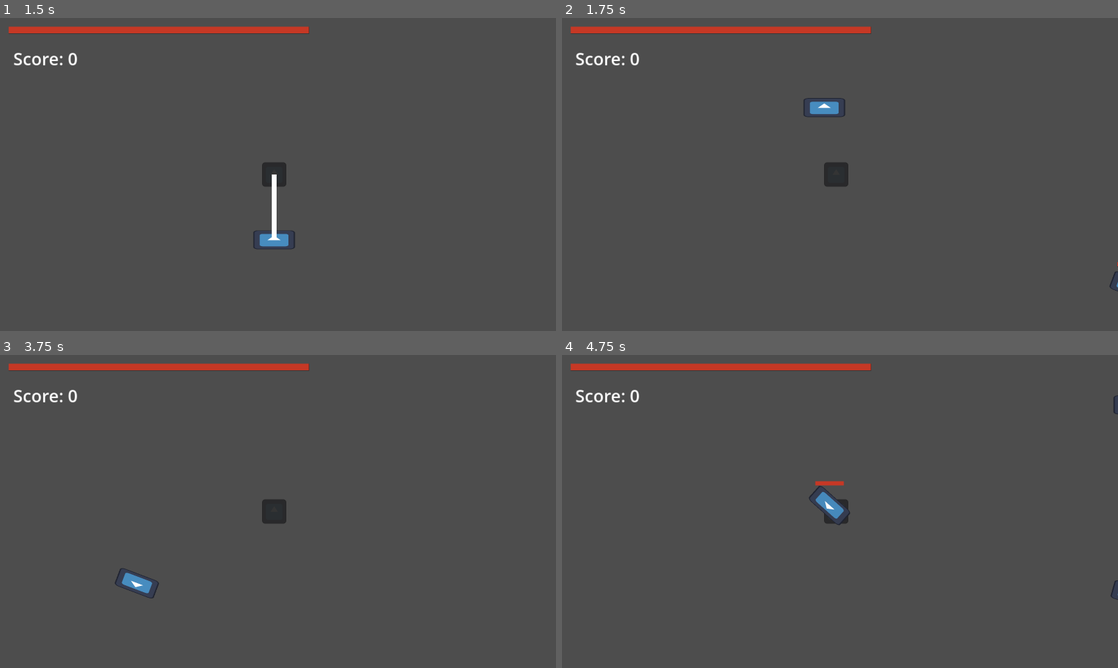
Above: before the commit, frames 1-4 (two rows, left to right).
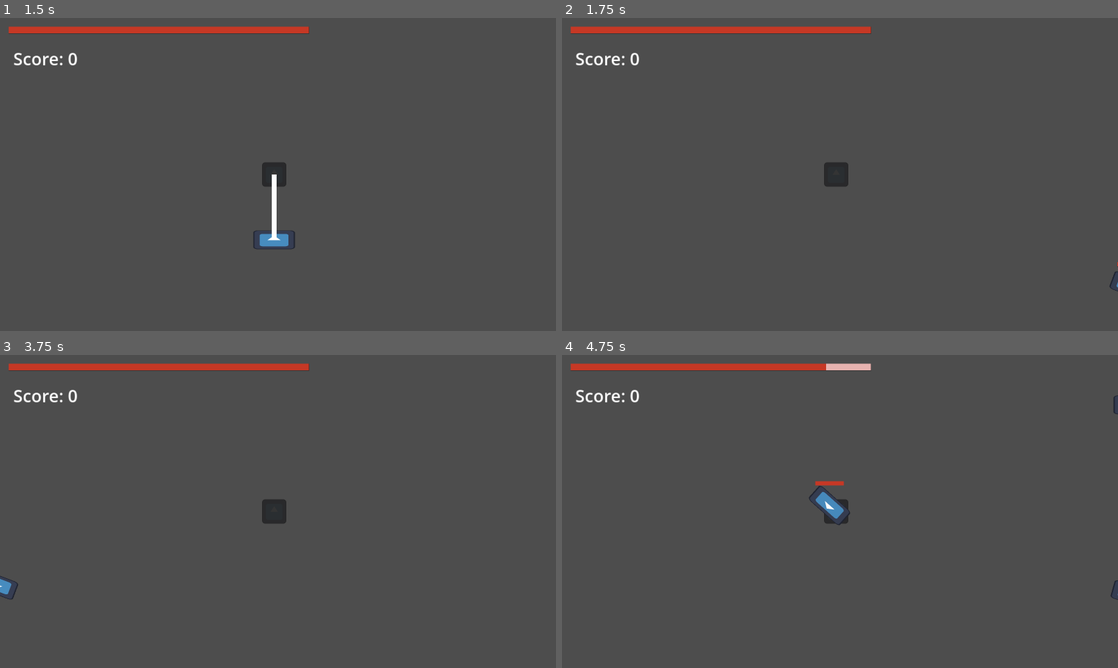
Above: after the commit, the same moments.

Repository: MonkMir/tether-game
Game: Godot game, scene res://scenes/main.tscn
Two runs of this game, one before a commit and one after it. Both use one fixed random seed, a clock stepped at 60 frames per second and the inputs below. The engine's default icon, where the game draws it, is replaced by a stand-in: a white triangle on a blue panel in a dark square.
Inputs (mouse positions are in pixels of both pictures, inside the frame that each line leads up to):
- Up to frame 1 (1.5 s): tap Enter (Enter) at 0.5, 1.35 s; move the mouse to (400, 158) at 0.52 s; press the mouse at (400, 158) at 0.53 s; move the mouse to (166, 190) at 1.27 s; release the mouse at (166, 190) at 1.28 s
- Up to frame 2 (1.75 s): click (728, 190) at 1.55 s
- Up to frame 3 (3.75 s): move the mouse to (333, 442) at 2.02 s; press the mouse at (333, 442) at 2.03 s; tap Mouse wheel up (Scroll Up) at 2.1 s; move the mouse to (250, 574) at 2.77 s; release the mouse at (250, 574) at 2.78 s; click (250, 574) at 2.85 s; move the mouse to (444, 558) at 3.52 s; press the mouse at (444, 558) at 3.53 s
- Up to frame 4 (4.75 s): move the mouse to (673, 464) at 4.27 s; release the mouse at (673, 464) at 4.28 s; tap Enter (Enter) at 4.35 s; click (673, 464) at 4.55 s

Frame 1 is identical in both runs. In frame 2, 0.3% of the frame differs, in the area x 43-51%, y 25-32%; in frame 3, 0.4%, in the area x 0-29%, y 68-78%; in frame 4, 0.2%.

Commit message:
Add combo system (disabled by default)
Added combo system that spans the player, arrow
enemy, and game state scripts. Disabled by default
because it wasn't fun. Enable by plugging in
combo speed limit function in enemy process func.

Diff:
--- a/project.godot
+++ b/project.godot
@@ -22,6 +22,7 @@
 [autoload]
 
 GameState="*res://scripts/other-scripts/game_state.gd"
+SignalBus="*uid://bb45a8hu1r72m"
 
 [display]
 
--- a/scripts/dummies/arrow_dummy.gd
+++ b/scripts/dummies/arrow_dummy.gd
@@ -12,37 +12,42 @@
 var atkPower : float
 
 #WARNING Speed controlled by tether script
-const ABSOLUTE_SPEED_LIMIT : int = 2500
-const DEFAULT_SPEED_LIMIT : int = 2000 #1200
-var speedLimit : float
+#const DEFAULT_SPEED_LIMIT : int = 2000 #1200
+var speedLimit : int = 1850
+const MAX_SPEED_LIMIT : int = 2000
+const MIN_SPEED_LIMIT : int = 1000
 var currentSpeed : float
 
-var launchSpeed : float = 1720
-var direction := Vector2.ZERO
+var launchSpeed : float = 3500 #minimum speed to oneshot
+#var direction := Vector2.ZERO
 var newDir : Vector2
 
-func _ready():
-	speedLimit = DEFAULT_SPEED_LIMIT
 
-func _physics_process(delta):
+func _physics_process(_delta):
+
+	##SPEED MANAGER
 	currentSpeed = linear_velocity.length()
-	print(speedLimit)
+
+
+
 	#What is magic number here?
-	atkPower = linear_velocity.length() / 15
-	#if player.isTethered == false: state = State.SPECIAL
+	atkPower = linear_velocity.length() / 35
+
 	match state:
 		State.PASSIVE:
 
 			if currentSpeed > speedLimit:
 				linear_velocity = linear_velocity.normalized() * speedLimit
 
+			#print("Arrow Dummy Speed: " + str(currentSpeed))
 
 			#This condition is important for enemy ragdoll upon player death
 			if player:
 				if player.isTethered == false:
-					self.state = State.SPECIAL
+					state = State.SPECIAL
 
 		State.SPECIAL:
+			#built-in bool that disable's Godot's physics simulation
 			custom_integrator = true
 
 			var previousMoveDirection = linear_velocity.normalized()
@@ -51,27 +56,31 @@
 			#BUG add rotation instructions after passive angular velocity is fixed
 
 
-func launch_dir() -> Vector2: #not functional
-		var enemies = get_tree().get_nodes_in_group("enemies")
-		var enemyDir : Vector2
-		var selectDotProd : float = -INF
-
-		for enemy in enemies:
-			enemyDir = (enemy.position - position).normalized()
-			var currentDotProd := direction.dot(enemyDir)
-
-			if currentDotProd > selectDotProd and currentDotProd > 0:
-				newDir = enemyDir
-
-
-		if selectDotProd != -INF:
-			print("new selected!")
-			return newDir
-
-		else:
-			print("womp")
-			return direction
+#func launch_dir() -> Vector2: #not functional
+		#var enemies = get_tree().get_nodes_in_group("enemies")
+		#var enemyDir : Vector2
+		#var selectDotProd : float = -INF
+		#
+		#for enemy in enemies:
+			#enemyDir = (enemy.position - position).normalized()
+			#var currentDotProd := direction.dot(enemyDir)
+			#
+			#if currentDotProd > selectDotProd and currentDotProd > 0:
+				#newDir = enemyDir
+				#
+		#
+		#if selectDotProd != -INF:
+			#print("new selected!")
+			#return newDir
+			#
+		#else:
+			#print("womp")
+			#return direction
 
 func _on_area_entered(area):
 	if area.is_in_group("enemies"):
 		area.receive_dam_param(atkPower)
+
+func get_combo_speed_limit() -> float: #may not be in use
+	var percentToMaxCombo = inverse_lerp(0, GameState.MAX_COMBO, GameState.comboCounter)
+	return lerp(MIN_SPEED_LIMIT, MAX_SPEED_LIMIT, percentToMaxCombo)
--- a/scripts/enemies/arrow_enemy.gd
+++ b/scripts/enemies/arrow_enemy.gd
@@ -20,7 +20,7 @@
 
 var state = State.COOLDOWN
 
-var trackedPos := Vector2.INF
+var targetPoint := Vector2.INF
 
 var speed : float = BASE_SPEED
 const SPEED_GROWTH := 500
@@ -53,7 +53,7 @@
 			position += (direction * restingSpeed) * delta
 
 		State.ATTACK:
-			distance = position.distance_to(trackedPos)
+			distance = position.distance_to(targetPoint)
 			unspin()
 			if distance < prevDistance: #checks when point is crossed
 				speed = min(speed + SPEED_GROWTH * delta, MAX_SPEED)
@@ -78,8 +78,8 @@
 
 func _track_state_timeout():
 	if player != null:
-		trackedPos = player.position
-		look_at(trackedPos)
+		targetPoint = player.position
+		look_at(targetPoint)
 		#self.rotation += 2 * PI #handles negative rotation overflow
 		#self.rotation = fmod(rotation, 2 * PI) #handles rotation overflow
 		unspin()
@@ -102,6 +102,9 @@
 	health -= damage
 	healthBar.health = health
 
+	#Be deathly cautious adding parameters here that could cause silent errors
+	GameState.comboCounter += 1
+
 func die():
 	GameState.score += SCORE_REWARD
 	queue_free()
--- a/scripts/other-scripts/GameOverLabel.gd
+++ b/scripts/other-scripts/GameOverLabel.gd
@@ -1,6 +1,6 @@
 extends Label
 
-func _process(delta):
+func _process(_delta):
 	if GameState.is_game_over: #you can also do == true before colon
 		self.visible = true
 
--- a/scripts/other-scripts/Player.gd
+++ b/scripts/other-scripts/Player.gd
@@ -15,13 +15,14 @@
 
 var newDummy : Node = null
 
-var health: int = 1000 #revert to 100 later
+var health: int = 100
 var damageCalc: int = 20
 
 var enemiesInRange : int = 0
-var tetherLength := 0
-var maxLength := 325
 
+var moveSpeed : float = 1000
+const BASE_SPEED : int = 800
+const MAX_SPEED : int = 1000
 
 
 
@@ -31,10 +32,9 @@
 	Input.set_mouse_mode(Input.MOUSE_MODE_HIDDEN)
 
 func _physics_process(delta):
+
+
 	##PLAYER MOVEMENT
-	#var mousePosition = get_global_mouse_position()
-	#position = mousePosition
-	var moveSpeed := 1000
 	var inputDirection = Input.get_vector("Stick Left", "Stick Right", "Stick Up", "Stick Down")
 	position += inputDirection * moveSpeed * delta
 
@@ -42,42 +42,25 @@
 	position = position.clamp(camera_rect.position, camera_rect.end)
 
 
-	#var dashDistance = 300
-	#var dashTime = 0.25
-	#
-	#if Input.is_action_just_pressed("Dash"):
-		#var dash_tween = create_tween().set_trans(Tween.TRANS_CUBIC).set_ease(Tween.EASE_OUT)
-		#dash_tween.tween_property(self, "position", position + inputDirection * dashDistance, dashTime)
-		#await dash_tween.finished
-
-
-
 	##TETHER COOLDOWN
-
 	if tetherCooldown.time_left != 0.0:
 		sprite.modulate = Color(0.111, 0.111, 0.111, 0.502)
 	else:
 		sprite.modulate = Color(1, 1, 1, 1)
 
 
-
-	##OTHER PROCESSES
-
-	##GAME OVER/HEALTH SYSTEM
+	##GAME OVER LOGIC
 	if health <= 0:
 		self.queue_free()
 		GameState.is_game_over = true
 
+
+##USER INPUTS
 var isTethered := false
-##USER INPUTS
 func _input(event):
-
-
 	if event.is_action_pressed("Tether") and isTethered == true:
-		#spring.node_b = NodePath()
 		newDummy = null
 		isTethered = false
-
 
 
 	elif event.is_action_pressed("Tether") and enemiesInRange > 0 and tetherCooldown.time_left == 0.0:
@@ -87,11 +70,14 @@
 	elif event.is_action_pressed("Tether") and tetherCooldown.time_left == 0.0 and isTethered == false:
 		tetherCooldown.start()
 
+
 ##PLAYER HURT CALACULATION
-
 func receive_dam_param(damage):
 	health -= damage
 	healthBar.health = health
+
+	GameState.comboCounter /= 2
+
 
 ##PLAYER'S END TETHERING SCRIPT
 var targetedEnemy : Node = null
@@ -112,9 +98,9 @@
 		#next step in enemy script (could we keep it in player with targetedEnemy.[data]??)
 	swap_and_tether(targetedEnemy.position, targetedEnemy.rotation, targetedEnemy.type)
 
-var dummyPosition : Vector2 = Vector2(0, 0) #init elsewhere
-var dummyRotation : float = 0
-var dummyType : String = ""
+var dummyPosition : Vector2  #init elsewhere
+var dummyRotation : float
+var dummyType : String
 
 func swap_and_tether(pos: Vector2, rot:float, type: String):
 	dummyPosition = pos - position
@@ -131,18 +117,16 @@
 	newDummy.global_position = dummyPosition
 	newDummy.rotation = dummyRotation
 
-	add_child(newDummy) #can we do add_sibling?
+	add_child(newDummy)
 	newDummy.reparent(main)
 
 	isTethered = true
 	targetedEnemy.queue_free()
 
-
 	main.add_child(tether.instantiate())
 
-##NUMBER OF TETHERABLE ENEMIES IN RANGE
 func _on_tether_range_area_entered(_area): #only detects enemy layer
-		enemiesInRange += 1
+	enemiesInRange += 1
 
 func _on_tether_range_area_exited(_area):
 	enemiesInRange -= 1
--- a/scripts/other-scripts/ScoreLabel.gd
+++ b/scripts/other-scripts/ScoreLabel.gd
@@ -1,4 +1,4 @@
 extends Label
 
-func _process(delta):
+func _process(_delta):
 	self.text = "Score: " + str(GameState.score)
--- a/scripts/other-scripts/game_state.gd
+++ b/scripts/other-scripts/game_state.gd
@@ -3,6 +3,17 @@
 var score = 0
 var is_game_over = false
 
+
+##COMBO DATA
+var comboCounter : int = 0
+const MAX_COMBO : int = 24
+
+func _process(_delta):
+	#print("Combo: " + str(GameState.comboCounter))
+
+	comboCounter = clampi(comboCounter, 0, MAX_COMBO)
+
+
 func reset_values():
 	score = 0
 	is_game_over = false
